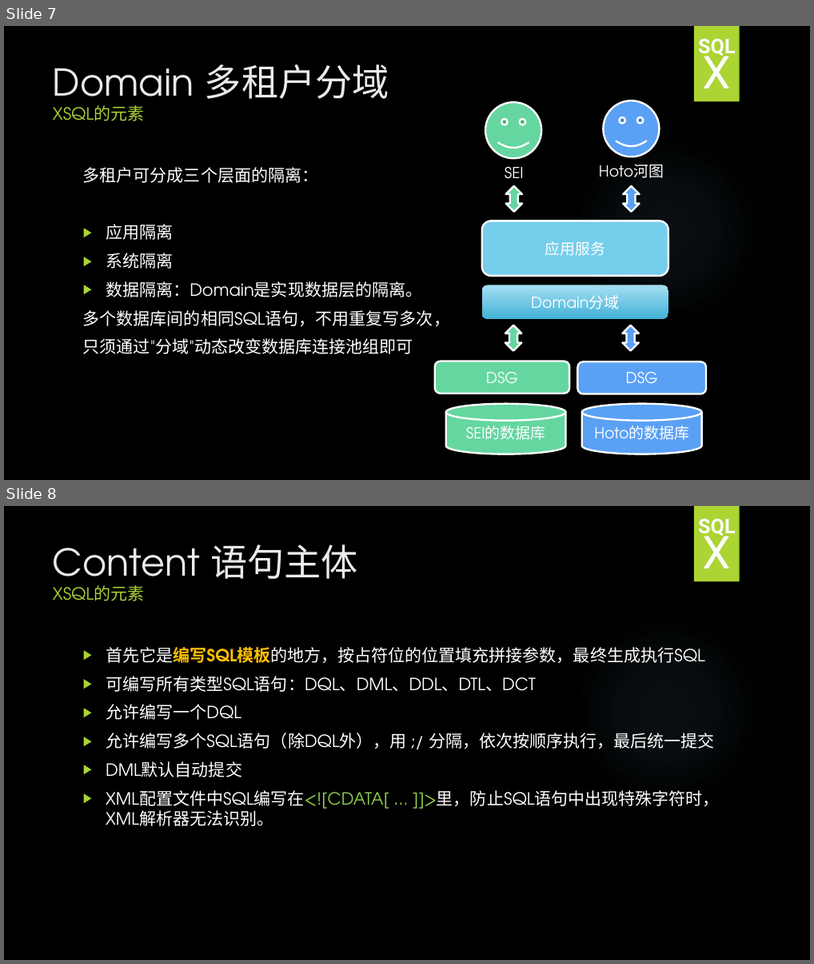
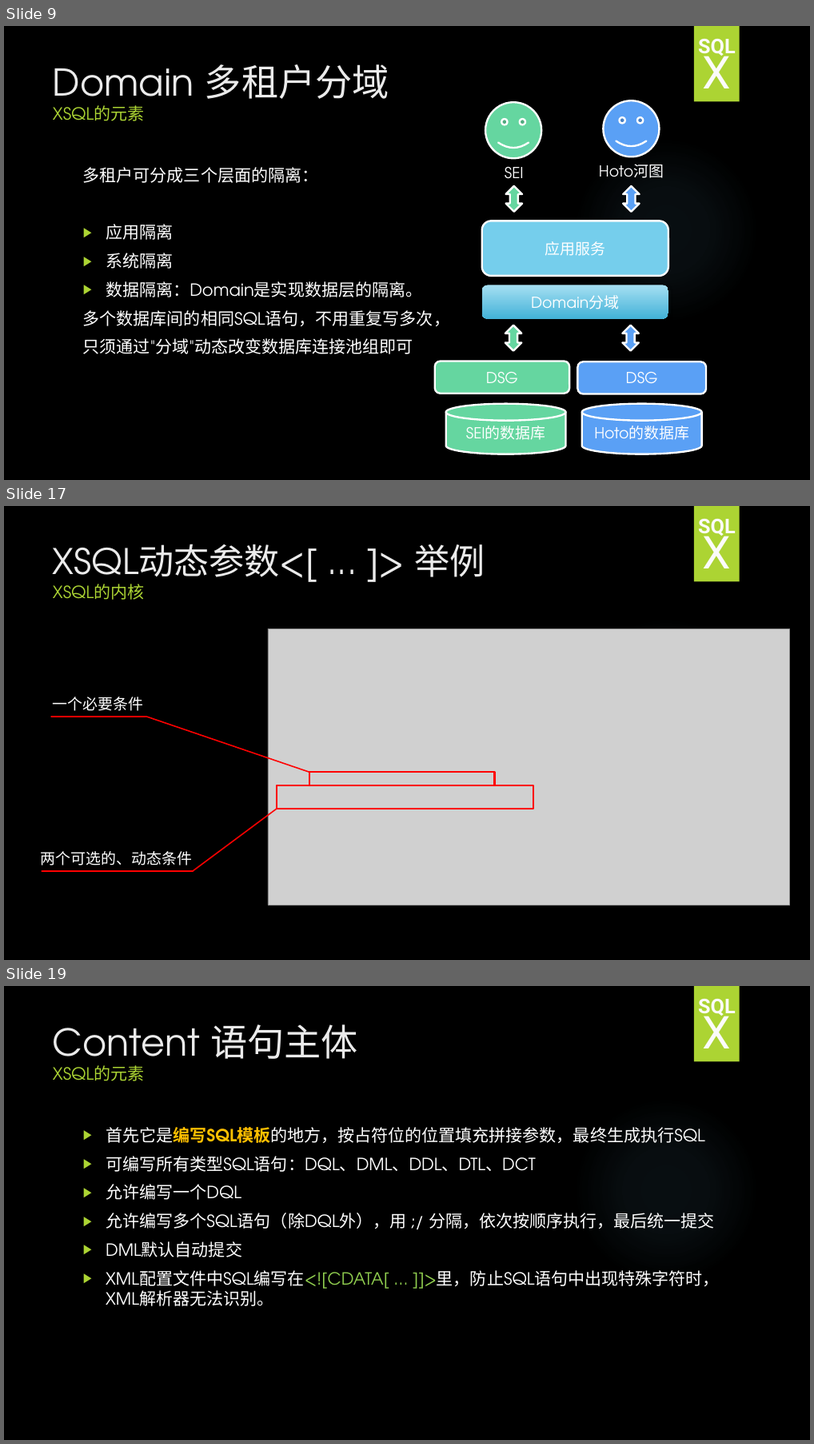
Before and after one commit to HY-ZhengWei/hy.common.XJava, a slide deck: doc/XSQL技术交流.pptx. Shown one above the other, each under a label of ours: slides 7 and 8 before the commit, slides 9, 17 and 19 after it; the slides between them are not shown. The pictures are 814x964 and 814x1444 pixels, drawn with LibreOffice and Linux fonts; fonts in the diff are those of the drawing; grey boxes stand for pictures; background and template pictures are left out. Boxes give left, top, right and bottom in pixels: in the first picture for what was removed or moved away, otherwise in the second. Text is boxed around its words. In the diff, an @@ line names an element or a change of style, - is before the commit and + after.

```diff
--- a/doc/XSQL技术交流.pptx
+++ b/doc/XSQL技术交流.pptx
@@ slide 17 added at <box>4,506,810,960</box>, background picture (left out); not listed: 2 template elements that a slide beside it also shows @@
@@ text added at <box>698,519,736,539</box>, 24 pt, text pattern #EBEBEB on #FBFBFB, bold @@
+SQL
@@ text added at <box>702,527,730,568</box>, 54 pt, text pattern #EBEBEB on #FBFBFB @@
+X
@@ title added at <box>53,544,485,600</box>, 42 pt, text #EBEBEB @@
+XSQL动态参数<[ ... ]> 举例
+XSQL的内核
@@ picture added at <box>268,629,790,904</box> @@
@@ text added at <box>53,696,143,711</box>, 18 pt, text #FFFFFF @@
+一个必要条件
@@ line added from (51, 716) to (146, 716), #FF0000 1.5 pt @@
@@ line added from (146, 716) to (310, 772), #FF0000 1.5 pt @@
@@ rectangle added at <box>277,785,534,808</box>, outline #FF0000 2.25 pt @@
@@ rectangle added at <box>310,772,494,785</box>, outline #FF0000 2.25 pt @@
@@ line added from (193, 871) to (277, 808), #FF0000 1.5 pt @@
@@ text added at <box>41,851,192,865</box>, 18 pt, text #FFFFFF @@
+两个可选的、动态条件
@@ line added from (42, 871) to (193, 871), #FF0000 1.5 pt @@
@@ what was slide 7 is now slide 9 @@
@@ what was slide 8 is now slide 19 @@
```
Also in this commit, not shown: 3 slides changed, 22 other slides added, 1 slide removed, 3 other files.
